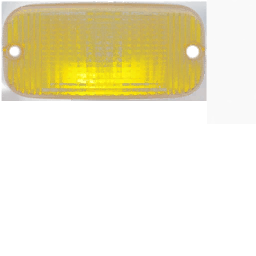
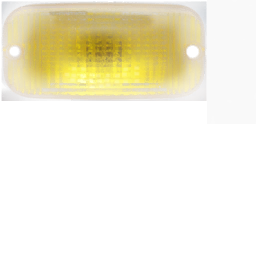
Comparing the layer stacks of the two 256×256 images. Changes:
painted on "fog_marker_lights.tga", masked it over 1, 1, 207, 101
